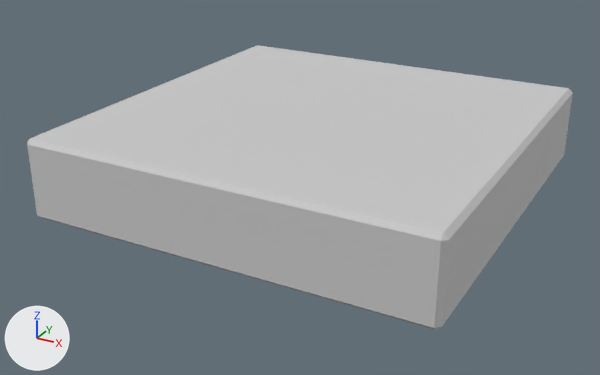
Two versions of the FBX model Assets/Models/Platform.fbx, one commit apart.
Before and after are seen from a 50 mm camera at (10.59, -20.64, 8.91) aimed at (-0.36, -0.72, -1.05). The axes (+X, +Y, +Z) are drawn at lower left. The lights are the same throughout. Where no turn or scale is listed for an object, it has been applied to the vertices.

The older version as bpy lines, for what is in view:
```python
me_mesh = bpy.data.meshes.new('Mesh')
me_mesh.from_pydata(...)  # 24 vertices, 26 faces; spans x -5.93..5.93, y -5.93..5.93, z -1.18..1.18
me_mesh.materials.append(mat_material__25)  # light grey #cacaca
ob_platform = bpy.data.objects.new('Platform', me_mesh)
ob_platform.location = (0.0, 0.0, 0.0)
```
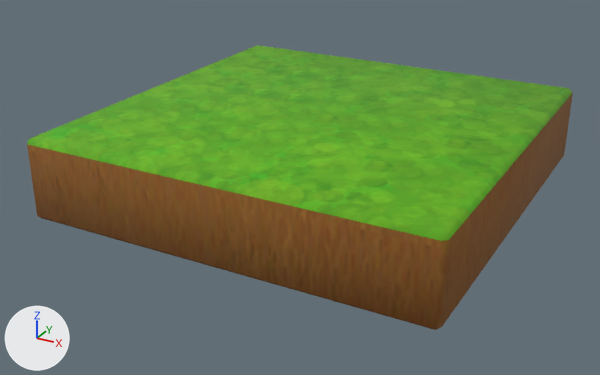
The change, as a diff of the scene's bpy script:
```diff
--- a/Assets/Models/Platform.fbx.py
+++ b/Assets/Models/Platform.fbx.py
@@ img_platform_jpg @@
+img_platform_jpg = load_image('platform.jpg', '../Textures/platform.jpg', 512, 512, 'sRGB')
@@ mat_material__40 @@
+mat_material__40 = principled_material('Material #40')
+mat_material__40.texture = img_platform_jpg
+mat_material__40.roughness = 0.859
@@ me_mesh @@
 me_mesh.from_pydata(...)  # 24 vertices, 26 faces; spans x -5.93..5.93, y -5.93..5.93, z -1.18..1.18
 # used by ob_platform; location = (0.0, 0.0, 0.0)
-me_mesh.materials.append(mat_material__25)  # light grey #cacaca
+# me_mesh part 1: edges marked sharp go from 48 to 0
+me_mesh.materials.append(mat_material__40)  # picture img_platform_jpg
```

Boxes (x1, y1, x2, y2) around the edits, measured in the pictures (600 x 375 px):
'Platform', recoloured, shading changed
    both: (27, 45, 573, 330)
part 1 of me_mesh, shading changed
    both: (27, 93, 573, 330)
